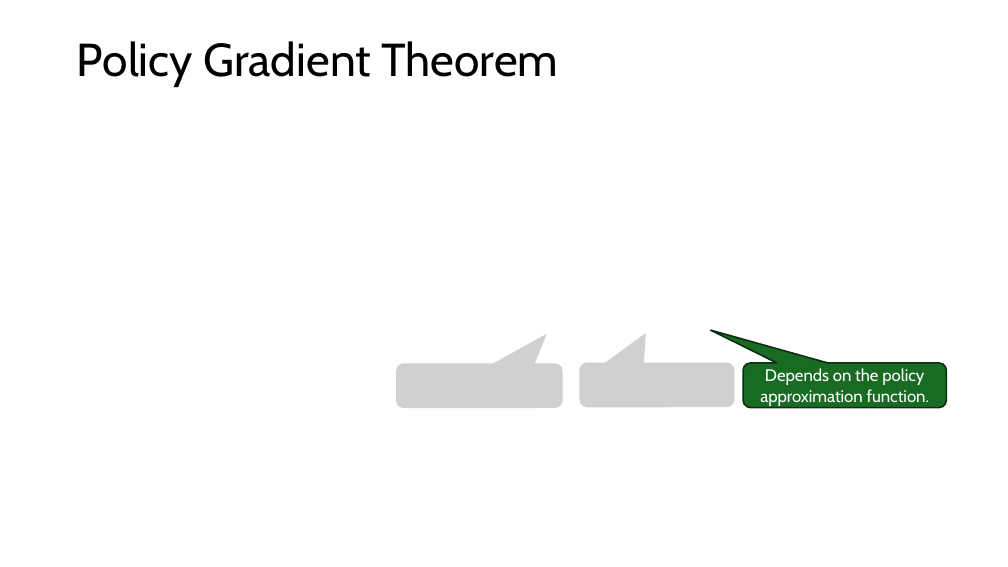
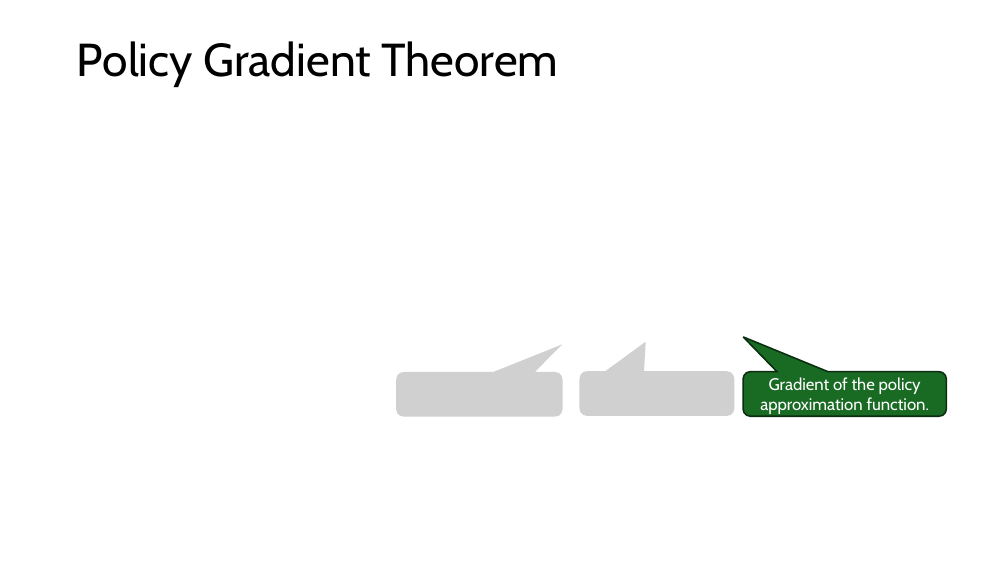
Before and after one commit to mhahsler/Introduction_to_Reinforcement_Learning, a slide deck: slide 6 of slides/Lecture_Chapter13.pptx. Drawn at 1008x567 pixels with LibreOffice and Linux fonts; fonts in the diff are those of the drawing; grey boxes stand for pictures. Boxes give left, top, right and bottom in pixels: in the first picture for what was removed or moved away, otherwise in the second. Text is boxed around its words. In the diff, an @@ line names an element or a change of style, - is before the commit and + after.

```diff
--- a/slides/Lecture_Chapter13.pptx
+++ b/slides/Lecture_Chapter13.pptx
@@ 2 pictures, 1 rounded speech box: place and size @@
-2 pictures, 1 rounded speech box at bbox=[396, 363, 947, 408]
+2 pictures, 1 rounded speech box at bbox=[396, 371, 947, 417]
@@ rounded speech box "Gradient of the policy approximation ..." at bbox=[743, 372, 947, 417]: proportions changed @@
@@ text in rounded speech box at bbox=[760, 377, 929, 414]: text changed @@
-Depends on the policy approximation function.
+Gradient of the policy approximation function.
```
Also in this commit, not shown: 5 other slides changed, 1 slide added, 3 other files.
